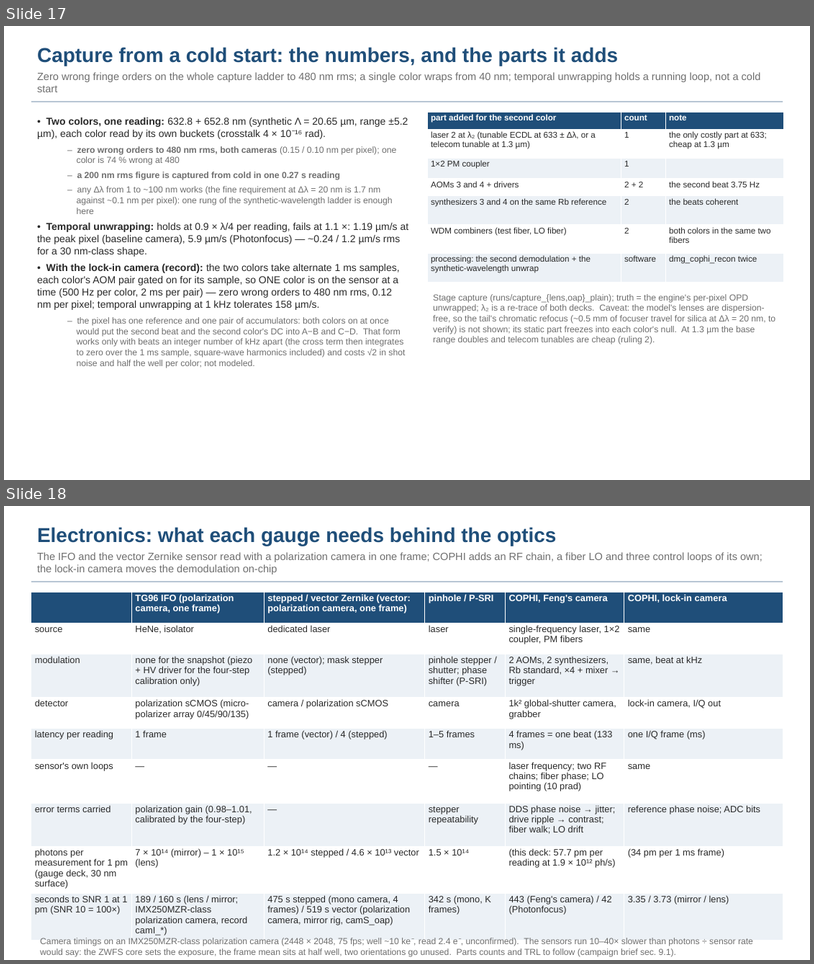
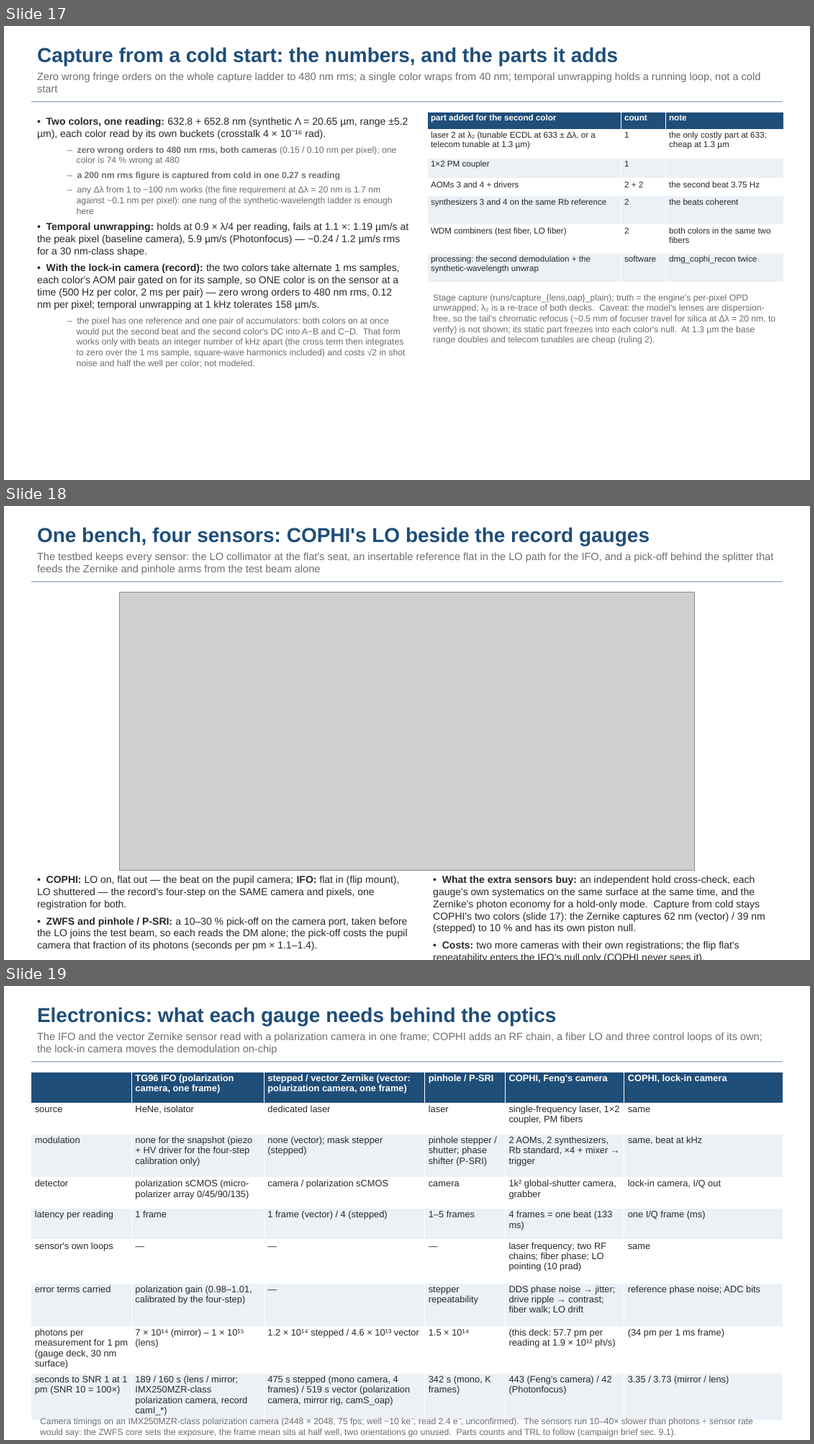
Before and after one commit to nasa-jpl/macos, a slide deck: demo_session/deck_cophi.pptx. Shown one above the other, each under a label of ours: slides 17 and 18 before the commit, slides 17, 18 and 19 after it. The pictures are 814x964 and 814x1444 pixels, drawn with LibreOffice and Linux fonts; fonts in the diff are those of the drawing; grey boxes stand for pictures. Boxes give left, top, right and bottom in pixels: in the first picture for what was removed or moved away, otherwise in the second. Text is boxed around its words. In the diff, an @@ line names an element or a change of style, - is before the commit and + after.

```diff
--- a/demo_session/deck_cophi.pptx
+++ b/demo_session/deck_cophi.pptx
@@ slide 18 added at bbox=[4, 506, 810, 960], background #FFFFFF @@
@@ text added at bbox=[37, 527, 774, 574], 12.5 pt, text #6E6E6E @@
+One bench, four sensors: COPHI's LO beside the record gauges
+The testbed keeps every sensor: the LO collimator at the flat's seat, an insertable reference flat in the LO path for the IFO, and a pick-off behind the splitter that feeds the Zernike and pinhole arms from the test beam alone
@@ rectangle added at bbox=[31, 581, 783, 582], fill #B8C6D4 @@
@@ picture added at bbox=[119, 592, 695, 870] @@
@@ text added at bbox=[37, 875, 408, 950], 12 pt, text #282828 @@
+• COPHI: LO on, flat out — the beat on the pupil camera; IFO: flat in (flip mount), LO shuttered — the record's four-step on the SAME camera and pixels, one registration for both.
+• ZWFS and pinhole / P-SRI: a 10–30 % pick-off on the camera port, taken before the LO joins the test beam, so each reads the DM alone; the pick-off costs the pupil camera that fraction of its photons (seconds per pm × 1.1–1.4).
@@ text added at bbox=[433, 875, 765, 950], 12 pt, text #282828 @@
+• What the extra sensors buy: an independent hold cross-check, each gauge's own systematics on the same surface at the same time, and the Zernike's photon economy for a hold-only mode. Capture from cold stays COPHI's two colors (slide 17): the Zernike captures 62 nm (vector) / 39 nm (stepped) to 10 % and has its own piston null.
+• Costs: two more cameras with their own registrations; the flip flat's repeatability enters the IFO's null only (COPHI never sees it).
@@ what was slide 18 is now slide 19 @@
```
Also in this commit, not shown: 5 other files.
